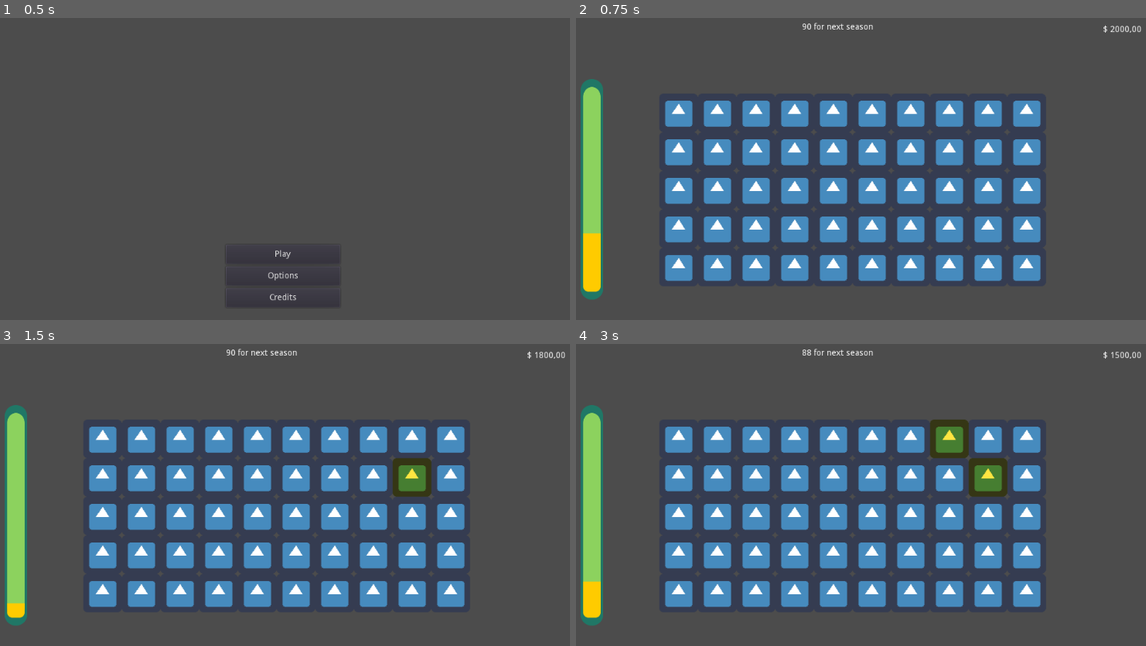
Above: before the commit, frames 1-4 (two rows, left to right).
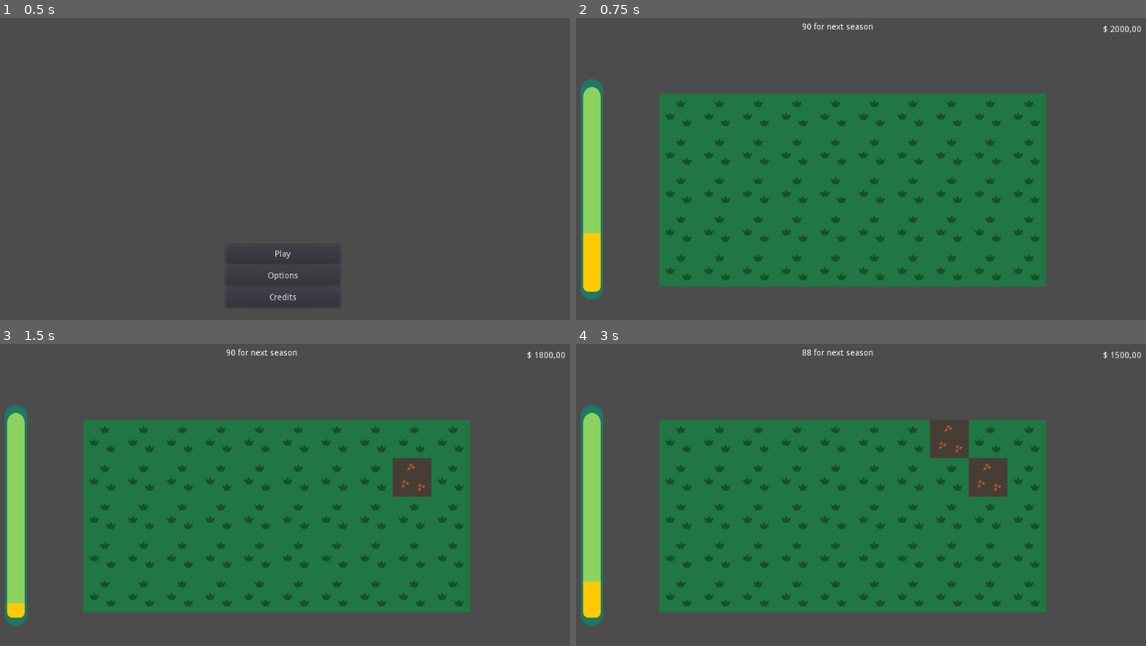
Above: after the commit, the same moments.

Repository: henriiquecampos/tillage-fever
Game: Godot game, scene res://screens/main/main_screen.tscn
Two runs of this game, one before a commit and one after it. Both use one fixed random seed, a clock stepped at 60 frames per second and the inputs below. The engine's default icon, where the game draws it, is replaced by a stand-in: a white triangle on a blue panel in a dark square.
Inputs (mouse positions are in pixels of both pictures, inside the frame that each line leads up to):
- Up to frame 1 (0.5 s): no input
- Up to frame 2 (0.75 s): click "Play" at 0.5 s
- Up to frame 3 (1.5 s): tap Enter at 1.25 s; move the mouse to (427, 491) at 1.27 s; press the mouse at (427, 491) at 1.28 s
- Up to frame 4 (3 s): tap Space at 2 s; move the mouse to (747, 528) at 2.02 s; release the mouse at (747, 528) at 2.03 s; click (747, 528) at 2.1 s; tap Enter at 2.75 s; move the mouse to (929, 428) at 2.77 s; press the mouse at (929, 428) at 2.78 s

Frame 1 is identical in both runs. In frame 2, 43% of the frame differs, in the area x 14-83%, y 25-89%; in frame 3, 43%; in frame 4, 43%.

Commit message:
Updated Tilemap resource

Diff:
--- a/source/areas/field/tileset.tres
+++ b/source/areas/field/tileset.tres
@@ -1,6 +1,11 @@
-[gd_resource type="TileSet" load_steps=2 format=2]
+[gd_resource type="TileSet" load_steps=7 format=2]
 
-[ext_resource path="res://icon.png" type="Texture" id=1]
+[ext_resource path="res://areas/field/tile_00.png" type="Texture" id=1]
+[ext_resource path="res://areas/field/tile_01.png" type="Texture" id=2]
+[ext_resource path="res://areas/field/tile_02.png" type="Texture" id=3]
+[ext_resource path="res://areas/field/tile_03.png" type="Texture" id=4]
+[ext_resource path="res://areas/field/tile_04.png" type="Texture" id=5]
+[ext_resource path="res://areas/field/tile_05.png" type="Texture" id=6]
 
 [resource]
 
@@ -13,75 +18,48 @@
 0/occluder_offset = Vector2( 0, 0 )
 0/navigation_offset = Vector2( 0, 0 )
 0/shapes = [  ]
-1/name = "Sprite2"
-1/texture = ExtResource( 1 )
+1/name = "Sprite1"
+1/texture = ExtResource( 2 )
 1/tex_offset = Vector2( 0, 0 )
-1/modulate = Color( 1, 0.901428, 0.257813, 1 )
+1/modulate = Color( 1, 1, 1, 1 )
 1/region = Rect2( 0, 0, 64, 64 )
 1/is_autotile = false
 1/occluder_offset = Vector2( 0, 0 )
 1/navigation_offset = Vector2( 0, 0 )
 1/shapes = [  ]
-2/name = "Sprite1"
-2/texture = ExtResource( 1 )
+2/name = "Sprite2"
+2/texture = ExtResource( 3 )
 2/tex_offset = Vector2( 0, 0 )
-2/modulate = Color( 1, 0.257813, 0.257813, 1 )
+2/modulate = Color( 1, 1, 1, 1 )
 2/region = Rect2( 0, 0, 64, 64 )
 2/is_autotile = false
 2/occluder_offset = Vector2( 0, 0 )
 2/navigation_offset = Vector2( 0, 0 )
 2/shapes = [  ]
 3/name = "Sprite3"
-3/texture = ExtResource( 1 )
-3/tex_offset = Vector2( 0, 0 )
-3/modulate = Color( 0.281006, 1, 0.257813, 1 )
-3/region = Rect2( 0, 0, 64, 64 )
+3/texture = ExtResource( 4 )
+3/tex_offset = Vector2( 0, -16 )
+3/modulate = Color( 1, 1, 1, 1 )
+3/region = Rect2( 0, 0, 64, 80 )
 3/is_autotile = false
 3/occluder_offset = Vector2( 0, 0 )
 3/navigation_offset = Vector2( 0, 0 )
 3/shapes = [  ]
 4/name = "Sprite4"
-4/texture = ExtResource( 1 )
-4/tex_offset = Vector2( 0, 0 )
-4/modulate = Color( 0.257813, 1, 0.913025, 1 )
-4/region = Rect2( 0, 0, 64, 64 )
+4/texture = ExtResource( 5 )
+4/tex_offset = Vector2( 0, -27 )
+4/modulate = Color( 1, 1, 1, 1 )
+4/region = Rect2( 0, 0, 64, 91 )
 4/is_autotile = false
 4/occluder_offset = Vector2( 0, 0 )
 4/navigation_offset = Vector2( 0, 0 )
 4/shapes = [  ]
 5/name = "Sprite5"
-5/texture = ExtResource( 1 )
-5/tex_offset = Vector2( 0, 0 )
-5/modulate = Color( 0.257813, 0.47815, 1, 1 )
-5/region = Rect2( 0, 0, 64, 64 )
+5/texture = ExtResource( 6 )
+5/tex_offset = Vector2( 0, -27 )
+5/modulate = Color( 1, 1, 1, 1 )
+5/region = Rect2( 0, 0, 64, 91 )
 5/is_autotile = false
 5/occluder_offset = Vector2( 0, 0 )
 5/navigation_offset = Vector2( 0, 0 )
 5/shapes = [  ]
-6/name = "Sprite6"
-6/texture = ExtResource( 1 )
-6/tex_offset = Vector2( 0, 0 )
-6/modulate = Color( 0.315796, 0.257813, 1, 1 )
-6/region = Rect2( 0, 0, 64, 64 )
-6/is_autotile = false
-6/occluder_offset = Vector2( 0, 0 )
-6/navigation_offset = Vector2( 0, 0 )
-6/shapes = [  ]
-7/name = "Sprite7"
-7/texture = ExtResource( 1 )
-7/tex_offset = Vector2( 0, 0 )
-7/modulate = Color( 0.959412, 0.257813, 1, 1 )
-7/region = Rect2( 0, 0, 64, 64 )
-7/is_autotile = false
-7/occluder_offset = Vector2( 0, 0 )
-7/navigation_offset = Vector2( 0, 0 )
-7/shapes = [  ]
-8/name = "Sprite8"
-8/texture = ExtResource( 1 )
-8/tex_offset = Vector2( 0, 0 )
-8/modulate = Color( 1, 0.257813, 0.483948, 1 )
-8/region = Rect2( 0, 0, 64, 64 )
-8/is_autotile = false
-8/occluder_offset = Vector2( 0, 0 )
-8/navigation_offset = Vector2( 0, 0 )
-8/shapes = [  ]
--- a/source/areas/field/tileset.tscn
+++ b/source/areas/field/tileset.tscn
@@ -1,6 +1,11 @@
-[gd_scene load_steps=2 format=2]
+[gd_scene load_steps=7 format=2]
 
-[ext_resource path="res://icon.png" type="Texture" id=1]
+[ext_resource path="res://areas/field/tile_00.png" type="Texture" id=1]
+[ext_resource path="res://areas/field/tile_01.png" type="Texture" id=2]
+[ext_resource path="res://areas/field/tile_02.png" type="Texture" id=3]
+[ext_resource path="res://areas/field/tile_03.png" type="Texture" id=4]
+[ext_resource path="res://areas/field/tile_04.png" type="Texture" id=5]
+[ext_resource path="res://areas/field/tile_05.png" type="Texture" id=6]
 
 [node name="Tileset" type="Node2D"]
 
@@ -11,48 +16,28 @@
 
 [node name="Sprite1" type="Sprite" parent="."]
 
-modulate = Color( 1, 0.257813, 0.257813, 1 )
-texture = ExtResource( 1 )
+texture = ExtResource( 2 )
 centered = false
 
 [node name="Sprite2" type="Sprite" parent="."]
 
-modulate = Color( 1, 0.901428, 0.257813, 1 )
-texture = ExtResource( 1 )
+texture = ExtResource( 3 )
 centered = false
 
 [node name="Sprite3" type="Sprite" parent="."]
 
-modulate = Color( 0.281006, 1, 0.257813, 1 )
-texture = ExtResource( 1 )
+texture = ExtResource( 4 )
 centered = false
+offset = Vector2( 0, -16 )
 
 [node name="Sprite4" type="Sprite" parent="."]
 
-modulate = Color( 0.257813, 1, 0.913025, 1 )
-texture = ExtResource( 1 )
+texture = ExtResource( 5 )
 centered = false
+offset = Vector2( 0, -27 )
 
 [node name="Sprite5" type="Sprite" parent="."]
 
-modulate = Color( 0.257813, 0.47815, 1, 1 )
-texture = ExtResource( 1 )
+texture = ExtResource( 6 )
 centered = false
-
-[node name="Sprite6" type="Sprite" parent="."]
-
-modulate = Color( 0.315796, 0.257813, 1, 1 )
-texture = ExtResource( 1 )
-centered = false
-
-[node name="Sprite7" type="Sprite" parent="."]
-
-modulate = Color( 0.959412, 0.257813, 1, 1 )
-texture = ExtResource( 1 )
-centered = false
-
-[node name="Sprite8" type="Sprite" parent="."]
-
-modulate = Color( 1, 0.257813, 0.483948, 1 )
-texture = ExtResource( 1 )
-centered = false
+offset = Vector2( 0, -27 )
